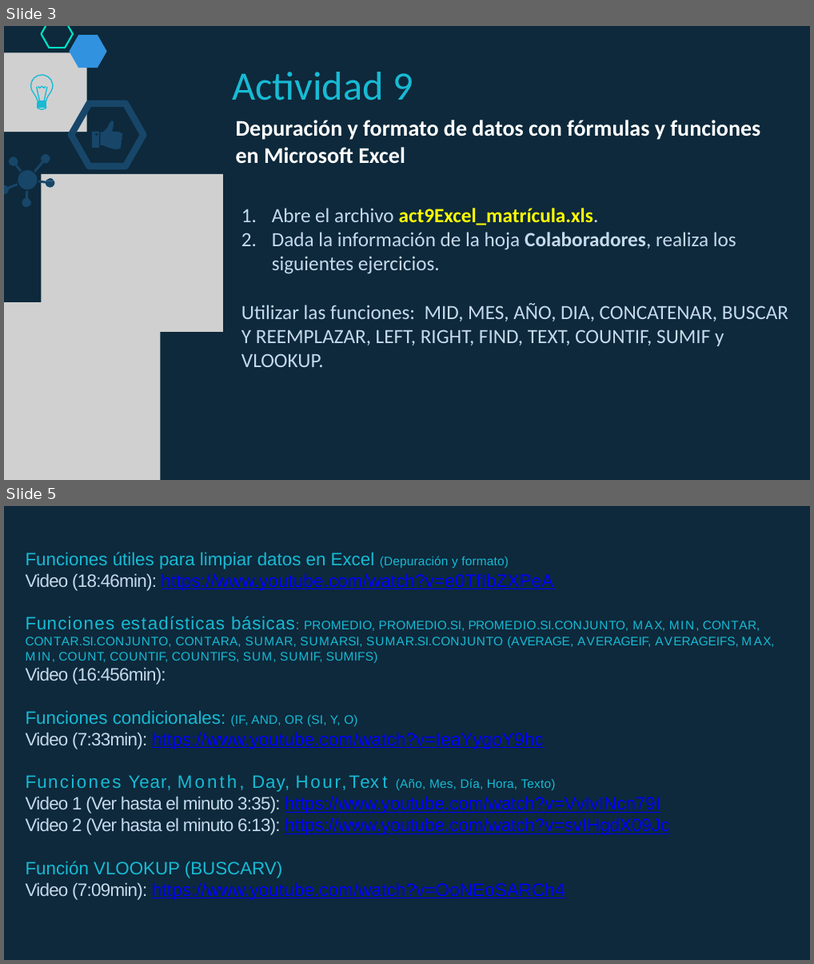
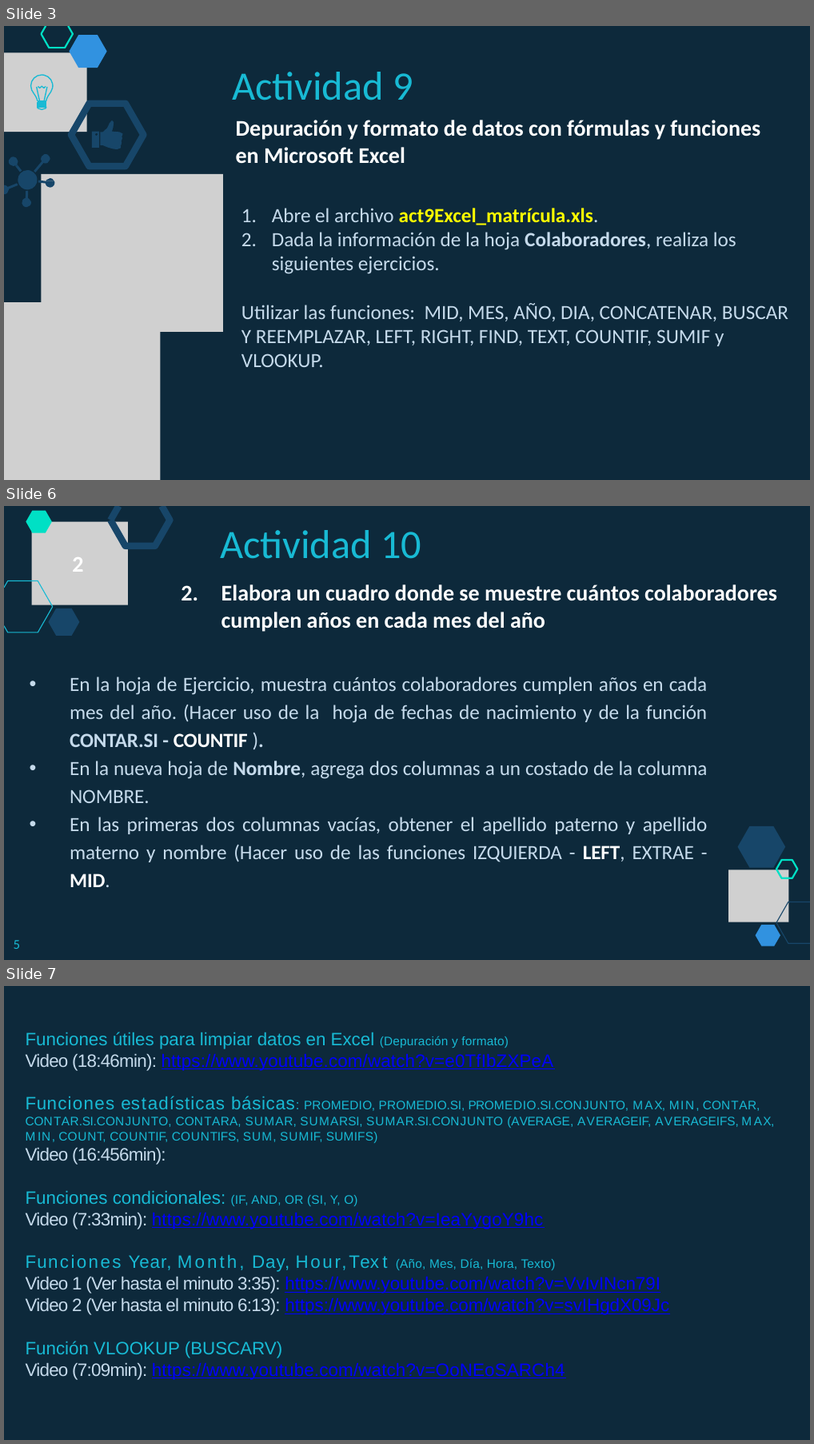
Before and after one commit to lizetheP/PensamientoC, a slide deck: Calendario2019/Presentaciones/Semana4/Act9_IntroduccionManipulacionDatos.pptx. Shown one above the other, each under a label of ours: slides 3 and 5 before the commit, slides 3, 6 and 7 after it; the slides between them are not shown. The pictures are 814x964 and 814x1444 pixels, drawn with LibreOffice and Linux fonts; fonts in the diff are those of the drawing; grey boxes stand for pictures. Boxes give left, top, right and bottom in pixels: in the first picture for what was removed or moved away, otherwise in the second. Text is boxed around its words. In the diff, an @@ line names an element or a change of style, - is before the commit and + after.

```diff
--- a/Calendario2019/Presentaciones/Semana4/Act9_IntroduccionManipulacionDatos.pptx
+++ b/Calendario2019/Presentaciones/Semana4/Act9_IntroduccionManipulacionDatos.pptx
@@ slide 6 added at (4,506,810,960), background #FFFFFF; not listed: 1 template element that a slide beside it also shows @@
@@ freeform shape added at (26,511,51,533), fill #00E0C5 @@
@@ picture added at (31,521,127,604) @@
@@ freeform shape added at (110,506,170,545), outline #174669 6 pt @@
@@ freeform shape added at (110,506,118,520), outline #174669 6 pt @@
@@ text added at (220,530,422,559), 36 pt, text #18BAD4 @@
+Actividad 10
@@ text added at (72,557,83,572), 20 pt, text #FFFFFF, bold @@
+2
@@ freeform shape added at (4,581,52,632), outline #18BAD4 0.8 pt @@
@@ text added at (222,584,778,632), 20 pt, text #FFFFFF, bold @@
+2. Elabora un cuadro donde se muestre cuántos colaboradores cumplen años en cada mes del año
@@ freeform shape added at (48,608,80,636), fill #174669 @@
@@ text added at (70,676,708,887), 18 pt, text #C5DAEB @@
+• En la hoja de Ejercicio, muestra cuántos colaboradores cumplen años en cada mes del año. (Hacer uso de la hoja de fechas de nacimiento y de la función CONTAR.SI - COUNTIF ).
+• En la nueva hoja de Nombre, agrega dos columnas a un costado de la columna NOMBRE.
+• En las primeras dos columnas vacías, obtener el apellido paterno y apellido materno y nombre (Hacer uso de las funciones IZQUIERDA - LEFT, EXTRAE - MID.
@@ freeform shape added at (738,826,786,868), fill #174669 @@
@@ freeform shape added at (777,860,798,879), outline #00E0C5 1.6 pt @@
@@ picture added at (729,870,790,922) @@
@@ freeform shape added at (777,902,810,923), outline #174669 0.8 pt @@
@@ freeform shape added at (755,924,781,946), fill #3192E0 @@
@@ freeform shape added at (777,922,810,943), outline #174669 0.8 pt @@
@@ text added at (14,940,20,948), 12 pt, text #18BAD4 @@
+5
@@ what was slide 5 is now slide 7 @@
```
Also in this commit, not shown: 1 slide changed, 1 other slide added, 14 other files.
